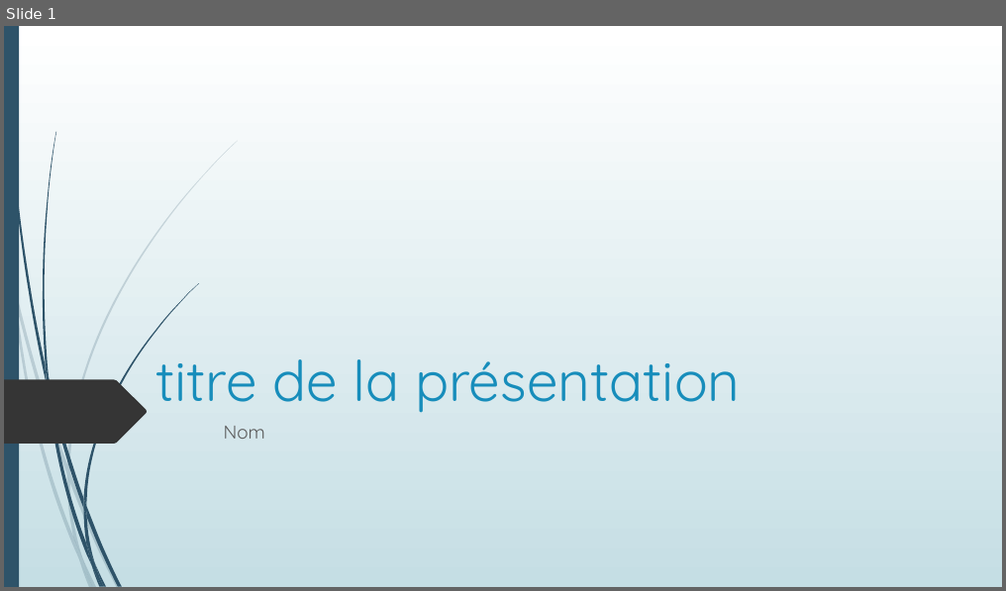
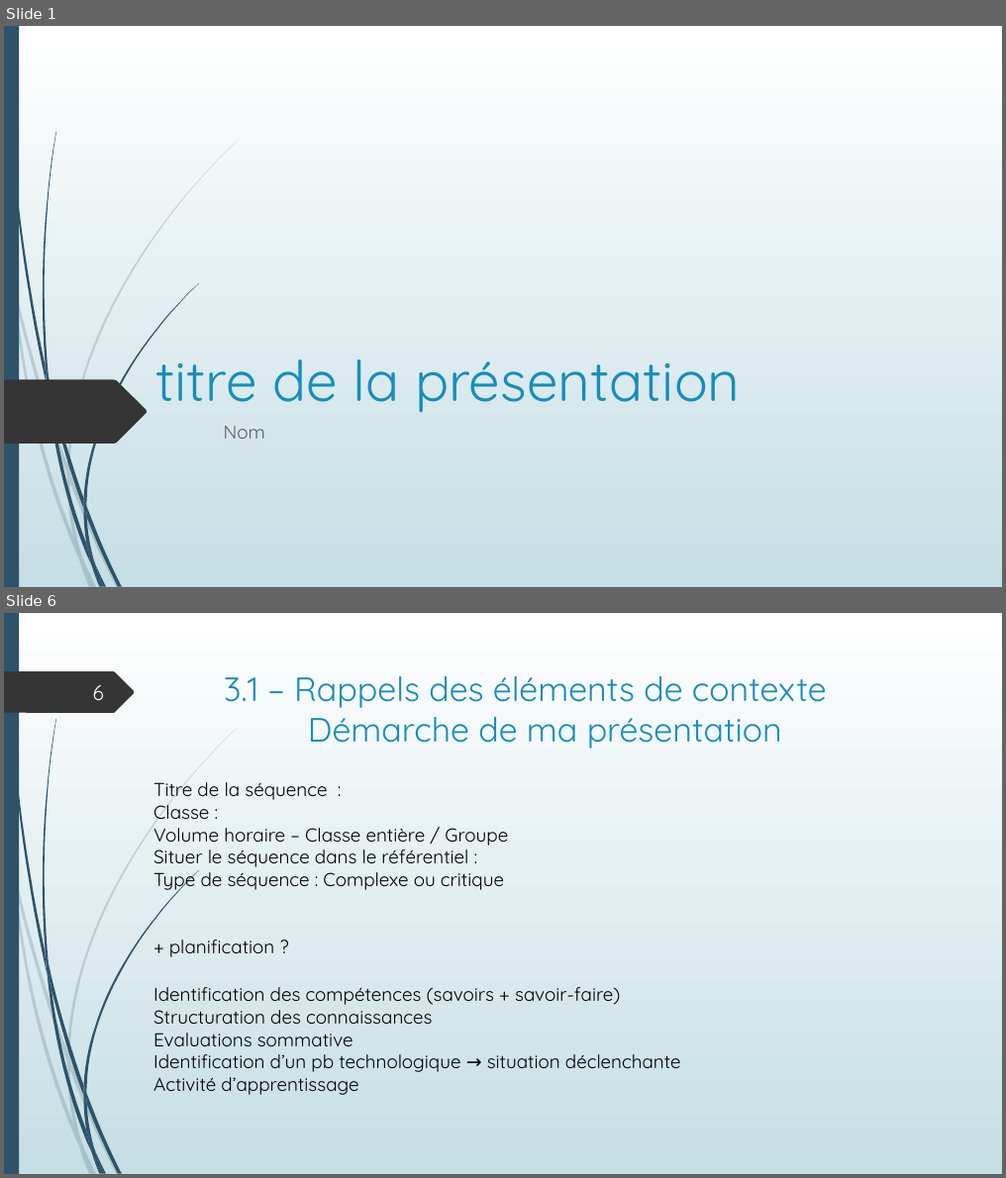
Before and after one commit to SdeuxiModeles/Modeles, a slide deck: N1.pptx. Shown one above the other, each under a label of ours: slide 1 before the commit, slides 1 and 6 after it; the slides between them are not shown. The pictures are 1006x591 and 1006x1178 pixels, drawn with LibreOffice and Linux fonts; fonts in the diff are those of the drawing. Boxes give left, top, right and bottom in pixels: in the first picture for what was removed or moved away, otherwise in the second. Text is boxed around its words. In the diff, an @@ line names an element or a change of style, - is before the commit and + after.

```diff
--- a/N1.pptx
+++ b/N1.pptx
@@ slide 6 added at (4, 613, 1002, 1174), background gradient #FFFFFF to #C5DEE5; not listed: 23 template elements that a slide beside it also shows @@
@@ freeform shape added at (4, 671, 135, 713), fill #353535 @@
@@ page number added at (93, 685, 104, 700), 20 pt, text #FEFFFF @@
+6
@@ title added at (224, 676, 827, 749), 32.4 pt, text #178DBB @@
+3.1 – Rappels des éléments de contexte
+Démarche de ma présentation
@@ text added at (153, 782, 508, 958), 18 pt, text #000000 @@
+Titre de la séquence :
+Classe :
+Volume horaire – Classe entière / Groupe
+Situer le séquence dans le référentiel :
+Type de séquence : Complexe ou critique
++ planification ?
@@ text added at (153, 987, 681, 1095), 18 pt, text #000000 @@
+Identification des compétences (savoirs + savoir-faire)
+Structuration des connaissances
+Evaluations sommative
+Identification d’un pb technologique → situation déclenchante
+Activité d’apprentissage
```
Also in this commit, not shown: 1 slide changed, 23 other slides added, 7 slides removed.
